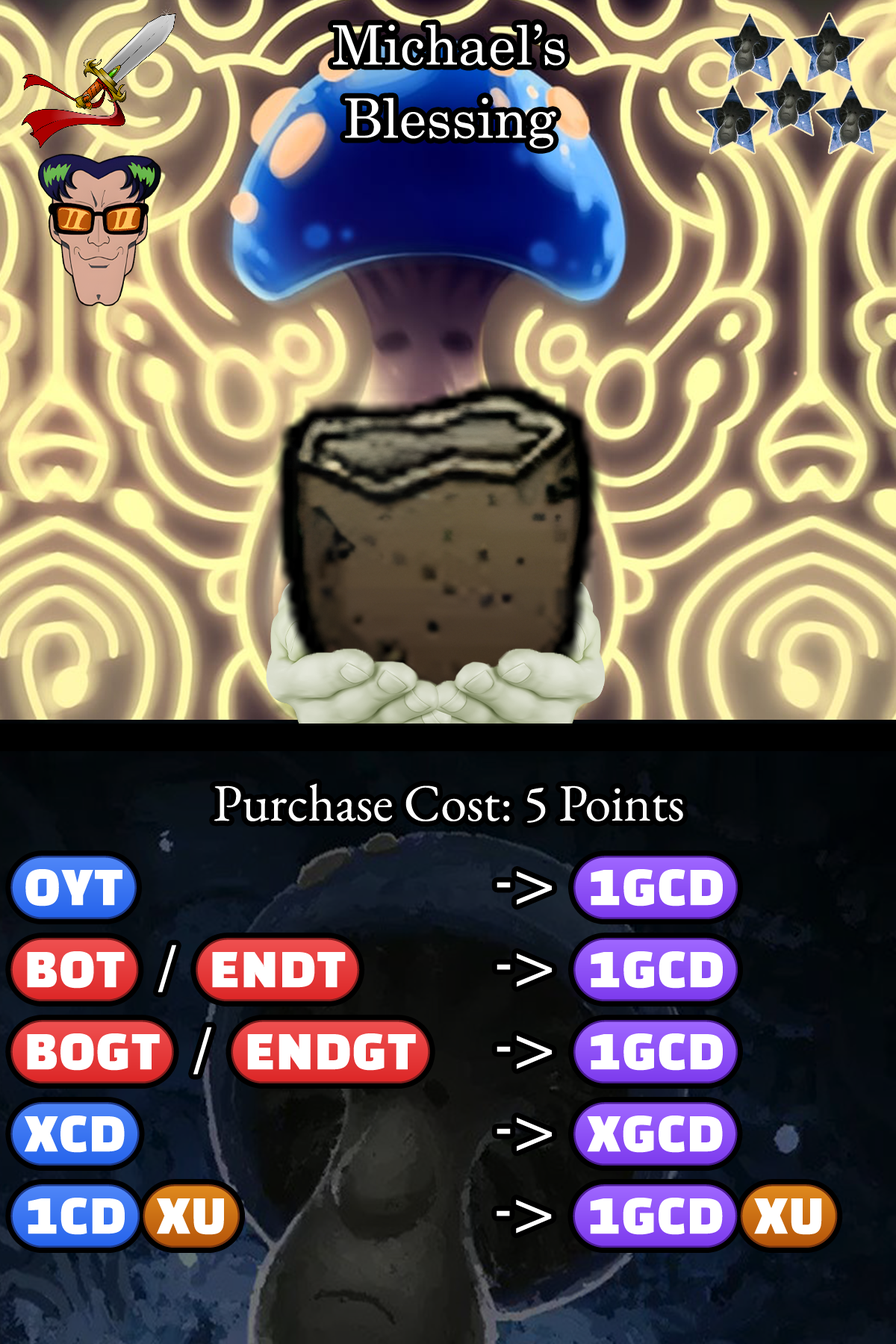
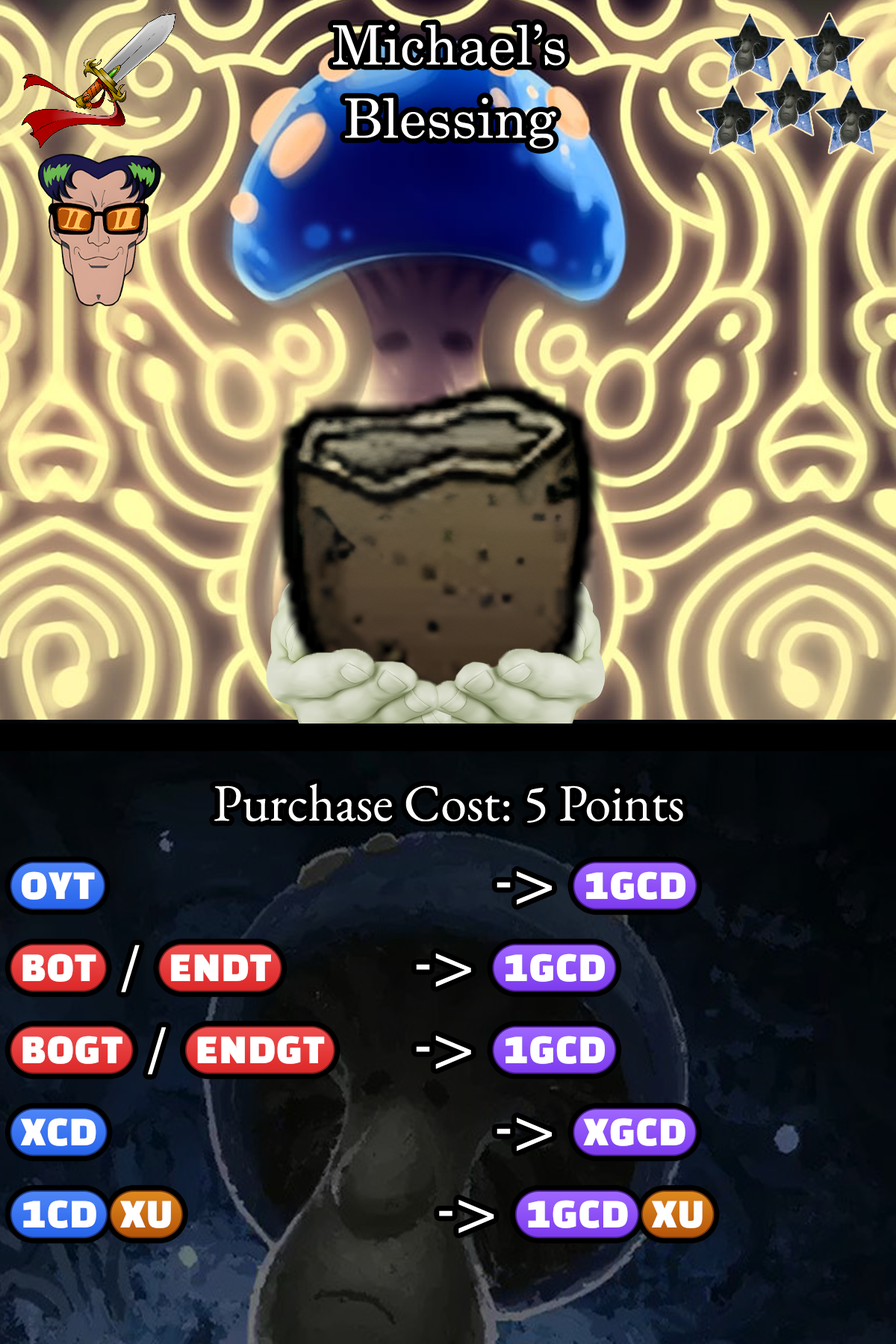
Two versions of the same layered image (896x1344). Layer-by-layer changes:
painted on "Ability" over [9, 855, 838, 1248]
